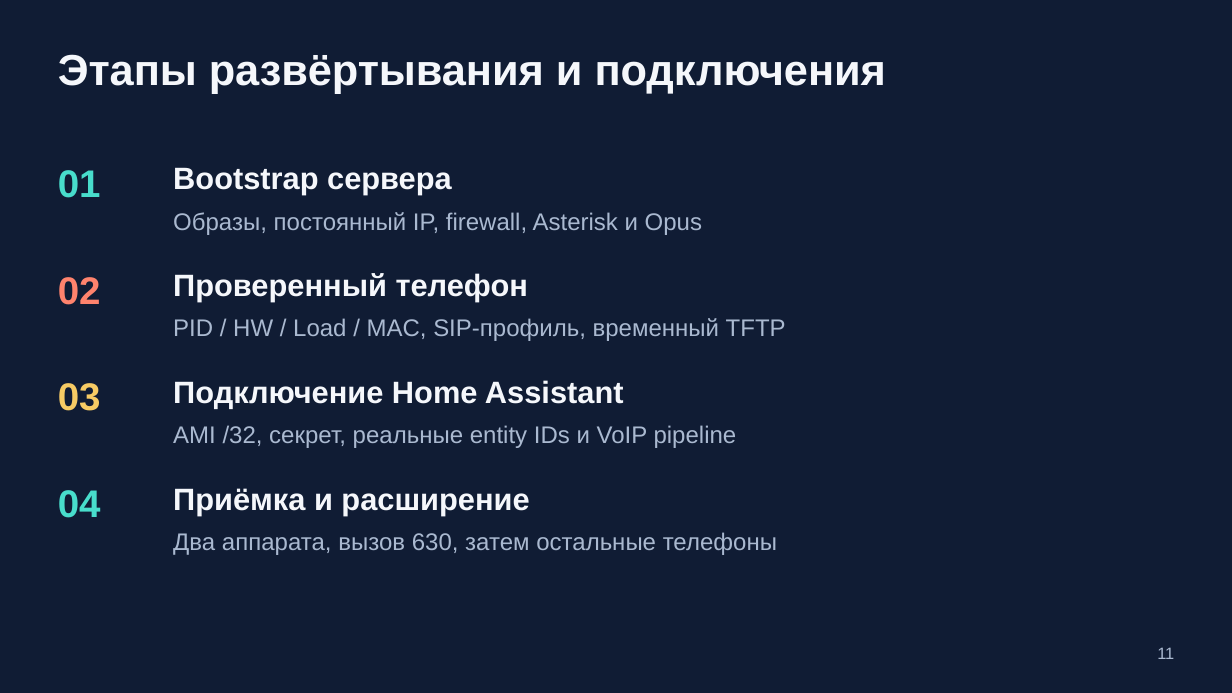
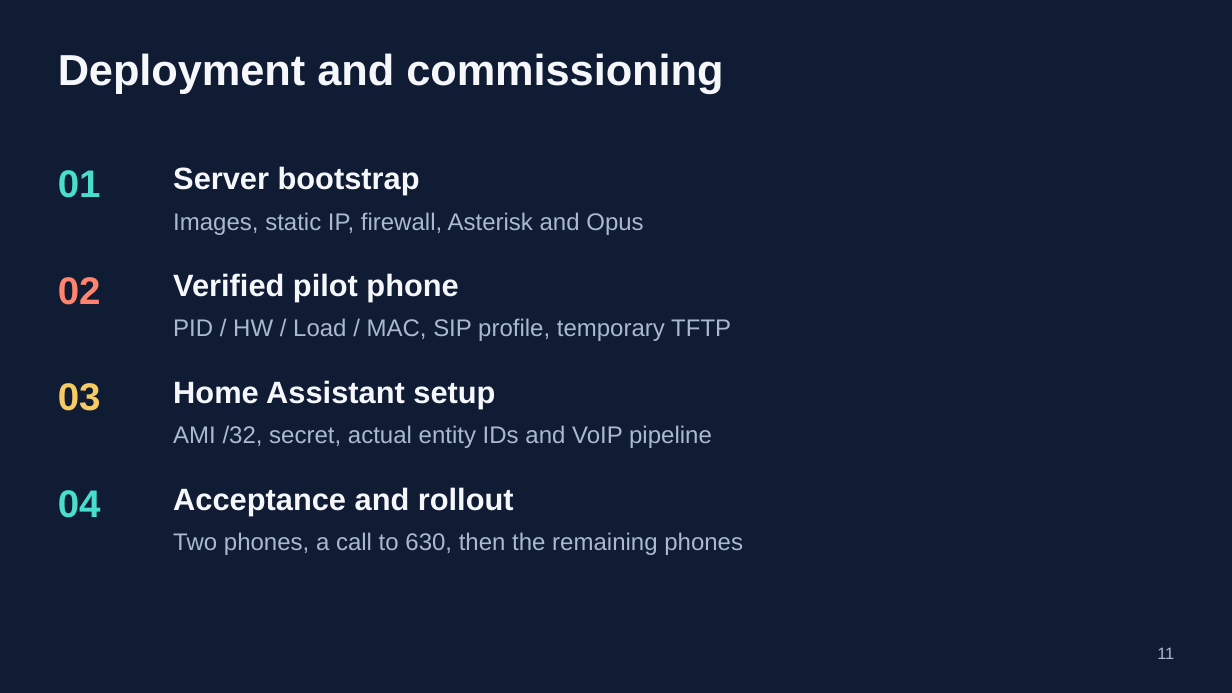
Before and after one commit to 4alvit/cisco-home-telephony, a slide deck: slide 11 of docs/slides/cisco-home-telephony.pptx. Drawn at 1232x693 pixels with LibreOffice and Linux fonts; fonts in the diff are those of the drawing. Boxes give left, top, right and bottom in pixels: in the first picture for what was removed or moved away, otherwise in the second. Text is boxed around its words. In the diff, an @@ line names an element or a change of style, - is before the commit and + after.

```diff
--- a/docs/slides/cisco-home-telephony.pptx
+++ b/docs/slides/cisco-home-telephony.pptx
@@ text at bbox=[58, 53, 723, 93]: text changed @@
-Этапы развёртывания и подключения
+Deployment and commissioning
@@ text at bbox=[173, 166, 420, 195]: text changed @@
-Bootstrap сервера
+Server bootstrap
@@ text at bbox=[173, 212, 643, 235]: text changed @@
-Образы, постоянный IP, firewall, Asterisk и Opus
+Images, static IP, firewall, Asterisk and Opus
@@ text at bbox=[173, 273, 458, 302]: text changed @@
-Проверенный телефон
+Verified pilot phone
@@ text at bbox=[173, 318, 731, 341]: text changed @@
-PID / HW / Load / MAC, SIP-профиль, временный TFTP
+PID / HW / Load / MAC, SIP profile, temporary TFTP
@@ text at bbox=[173, 380, 495, 408]: text changed @@
-Подключение Home Assistant
+Home Assistant setup
@@ text at bbox=[173, 425, 712, 448]: text changed @@
-AMI /32, секрет, реальные entity IDs и VoIP pipeline
+AMI /32, secret, actual entity IDs and VoIP pipeline
@@ text at bbox=[173, 487, 514, 515]: text changed @@
-Приёмка и расширение
+Acceptance and rollout
@@ text at bbox=[173, 532, 743, 555]: text changed @@
-Два аппарата, вызов 630, затем остальные телефоны
+Two phones, a call to 630, then the remaining phones
```
Also in this commit, not shown: 12 other slides changed, 1 slide added, 1 slide removed, 22 other files.
